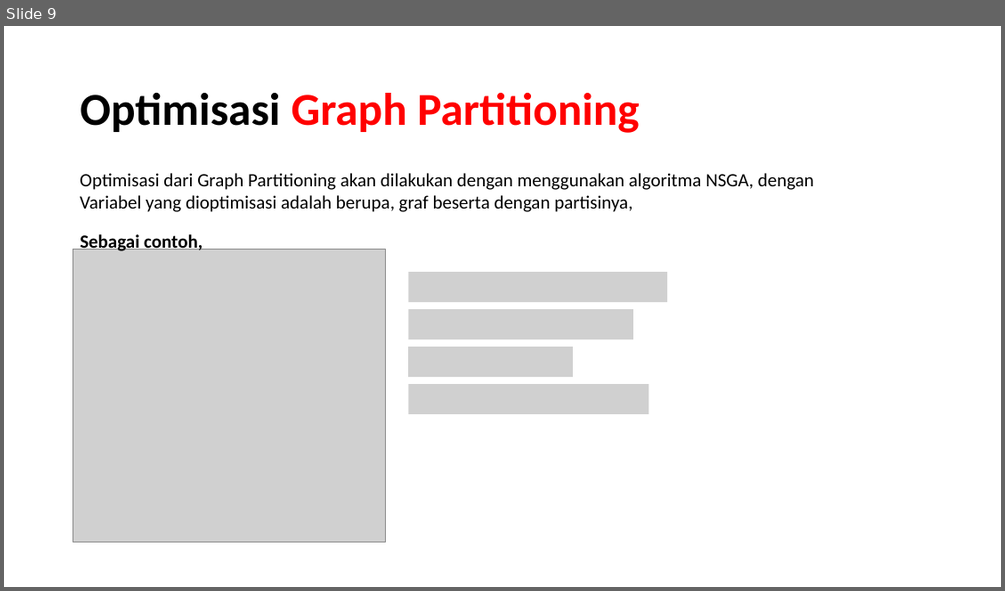
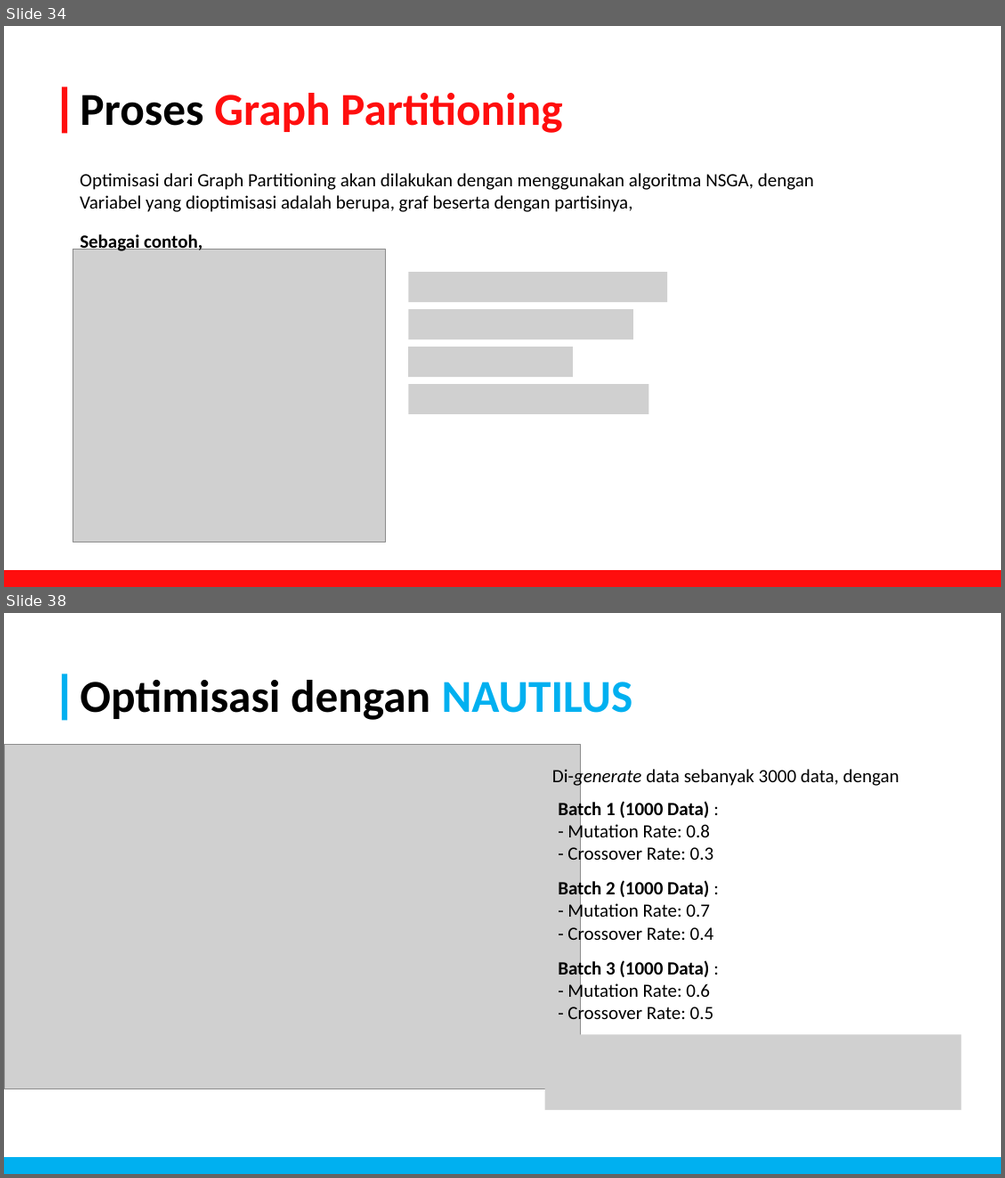
Before and after one commit to FelixFern/Graph-Partitioning-Optimization, a slide deck: documents/Graph Partitioning.pptx. Shown one above the other, each under a label of ours: slide 9 before the commit, slides 34 and 38 after it; the slides between them are not shown. The pictures are 1005x591 and 1005x1178 pixels, drawn with LibreOffice and Linux fonts; fonts in the diff are those of the drawing; grey boxes stand for pictures. Boxes give left, top, right and bottom in pixels: in the first picture for what was removed or moved away, otherwise in the second. Text is boxed around its words. In the diff, an @@ line names an element or a change of style, - is before the commit and + after.

```diff
--- a/documents/Graph Partitioning.pptx
+++ b/documents/Graph Partitioning.pptx
@@ slide 38 added at (4,613,1001,1174), background #FFFFFF @@
@@ rectangle added at (62,674,67,720), fill #00B0F0 @@
@@ title added at (80,680,633,720), 44 pt, text #000000, bold @@
+Optimisasi dengan NAUTILUS
@@ picture added at (4,745,581,1089) @@
@@ text added at (552,766,899,787), 18 pt, text #000000 @@
+Di-generate data sebanyak 3000 data, dengan
@@ text added at (558,799,714,866), 18 pt, text #000000 @@
+Batch 1 (1000 Data) :
+- Mutation Rate: 0.8
+- Crossover Rate: 0.3
@@ text added at (558,879,714,945), 18 pt, text #000000 @@
+Batch 2 (1000 Data) :
+- Mutation Rate: 0.7
+- Crossover Rate: 0.4
@@ text added at (558,958,714,1024), 18 pt, text #000000 @@
+Batch 3 (1000 Data) :
+- Mutation Rate: 0.6
+- Crossover Rate: 0.5
@@ picture added at (544,1035,961,1111) @@
@@ rectangle added at (4,1158,1001,1174), fill #00B0F0 @@
@@ what was slide 9 is now slide 34 @@
@@ slide 34 changed as well @@
@@ rectangle added at (62,87,67,133), fill #FF0E0E @@
@@ title at (80,93,562,133): text changed; text colour #FF0000 to #FF0E0E @@
-Optimisasi Graph Partitioning
+Proses Graph Partitioning
@@ rectangle added at (4,571,1001,587), fill #FF0E0E @@
```
Also in this commit, not shown: 8 other slides changed, 31 other slides added, 3 slides removed, 21 other files.
